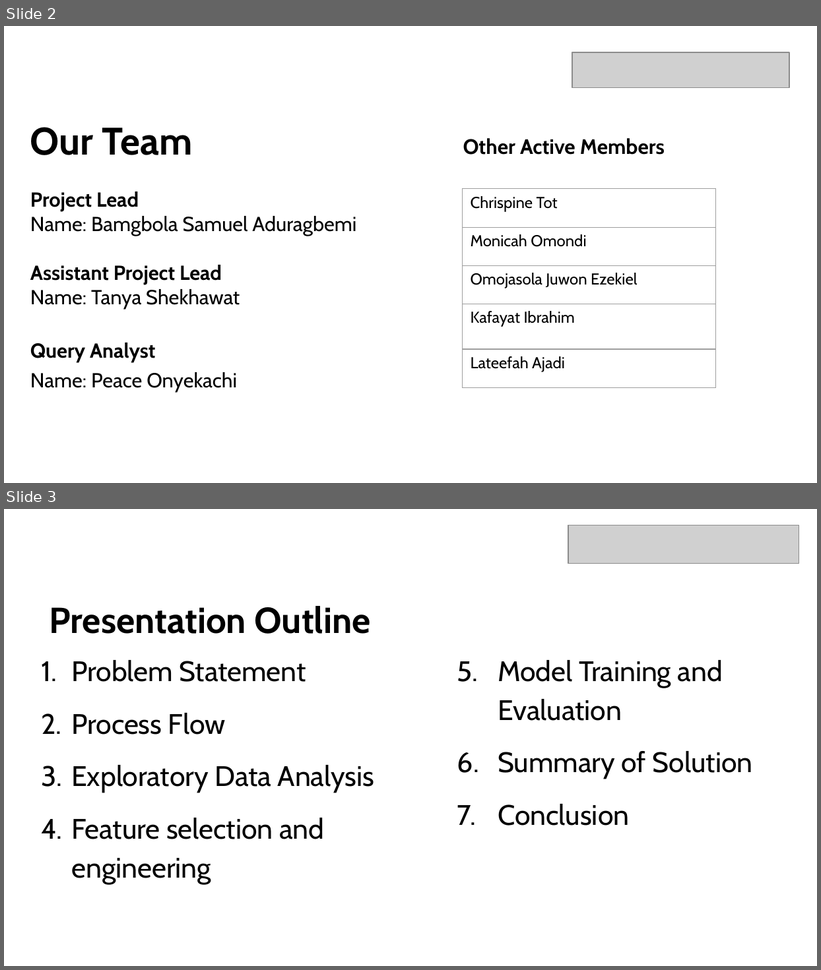
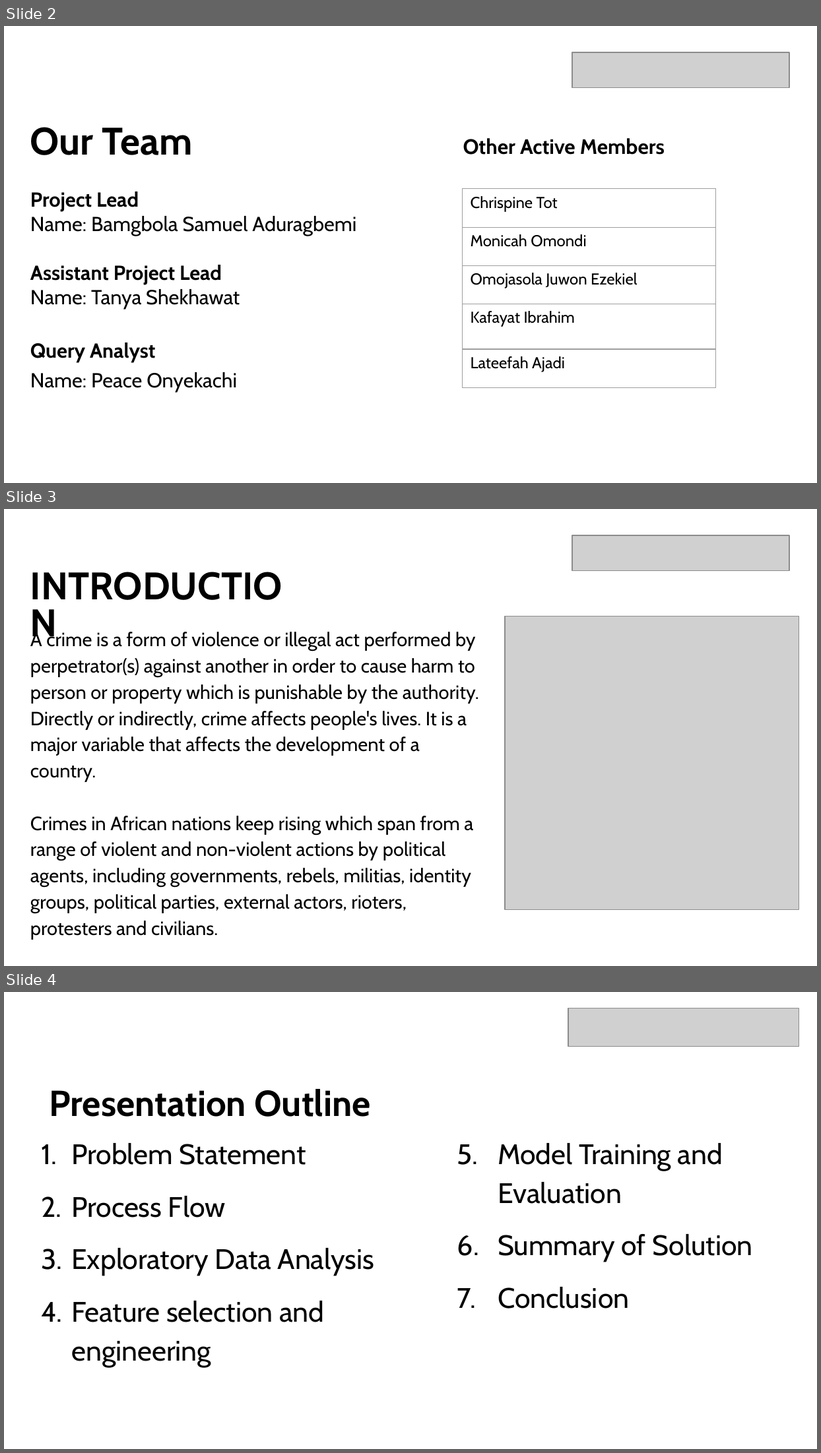
Before and after one commit to Sammybams/HamoyeAI-Team-Theano-Capstone-Project, a slide deck: documentation/Theano Project Presentation Main.pptx. Shown one above the other, each under a label of ours: slides 2 and 3 before the commit, slides 2, 3 and 4 after it. The pictures are 821x970 and 821x1453 pixels, drawn with LibreOffice and Linux fonts; fonts in the diff are those of the drawing; grey boxes stand for pictures. Boxes give left, top, right and bottom in pixels: in the first picture for what was removed or moved away, otherwise in the second. Text is boxed around its words. In the diff, an @@ line names an element or a change of style, - is before the commit and + after.

Commit message:
Added introduction on crime to slides.

```diff
--- a/documentation/Theano Project Presentation Main.pptx
+++ b/documentation/Theano Project Presentation Main.pptx
@@ slide 3 added at (4,509,817,966), background #FFFFFF @@
@@ picture added at (572,535,789,570) @@
@@ subtitle added at (22,562,314,601), 34 pt, text #000000, bold @@
+INTRODUCTION
@@ picture added at (505,617,799,911) @@
@@ subtitle added at (30,630,479,939), 17 pt, text #000000 @@
+A crime is a form of violence or illegal act performed by perpetrator(s) against another in order to cause harm to person or property which is punishable by the authority. Directly or indirectly, crime affects people's lives. It is a major variable that affects the development of a country.
+Crimes in African nations keep rising which span from a range of violent and non-violent actions by political agents, including governments, rebels, militias, identity groups, political parties, external actors, rioters, protesters and civilians.
@@ what was slide 3 is now slide 4 @@
```
